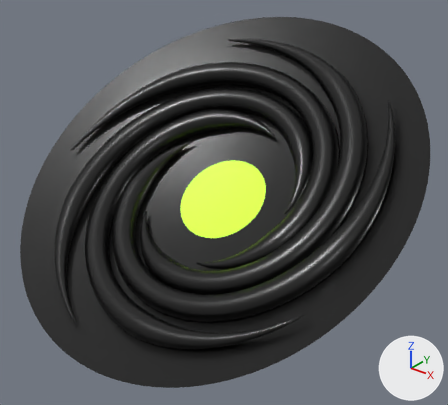
Renders of the glTF model works/025_uzu/model.glb from each side of a commit.
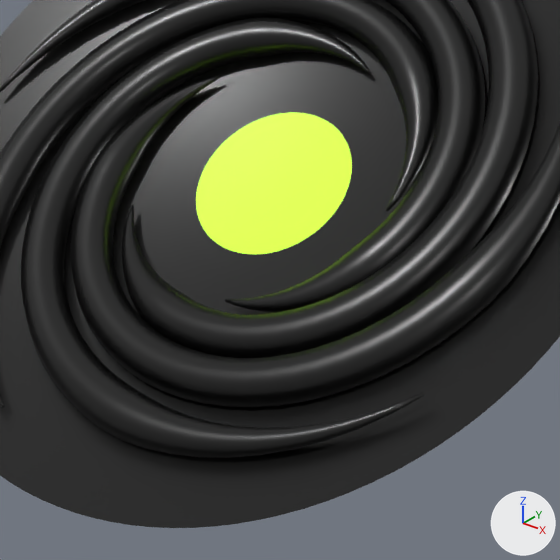
Old and new are each drawn whole from a 50 mm lens placed at (1.592, -1.984, 2.666), pointed at (0.101, -0.121, 1.511) and again close up on the part from 16% to 85% of the width and 24% to 100% of the height. Lighting does not change. The marker at lower right points along +X, +Y and +Z. The first two pictures are the older version. Where no turn or scale is listed for an object, it has been applied to the vertices.

Names of what the first close-up shows: 'uzu_arms', 'uzu_funnel'.
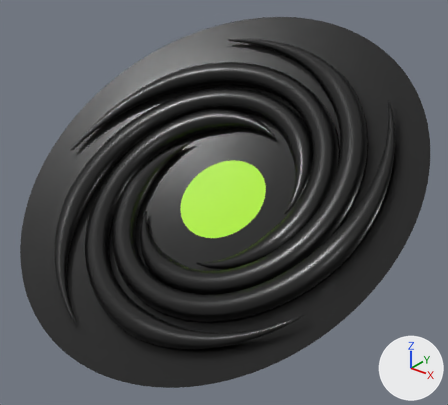
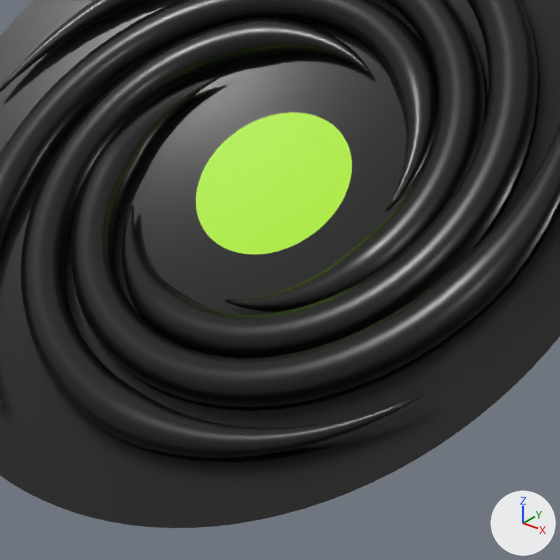
Location of each change, [x1, y1, x2, y2] in pixels of the close-ups (560 x 560 px):
'uzu_funnel', recoloured, surface changed: [193, 109, 407, 315] in both

What the commit changed:
In material 'uzu_eye' (mat_uzu_eye), emission_color goes from (0.505, 1.0, 0.0367) (green #bcff36) to (0.376, 0.745, 0.0273) (green #a5e02e).
In material 'uzu_eye' (mat_uzu_eye), emission_strength goes from 1.416 to 1.0.
